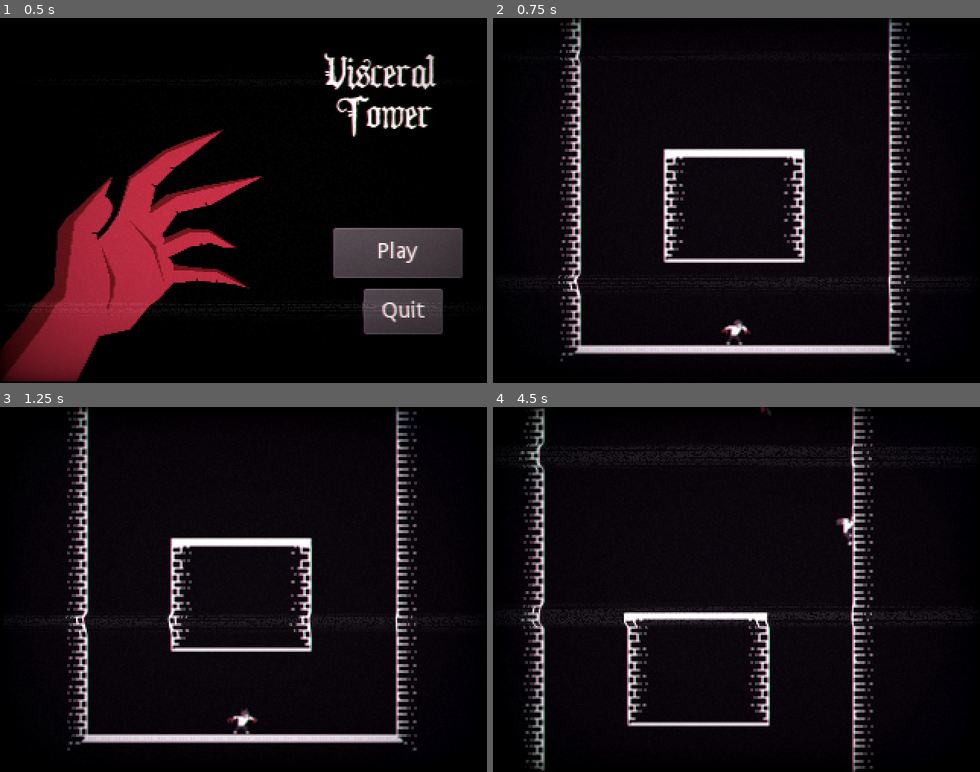
Above: before the commit, frames 1-4 (two rows, left to right).
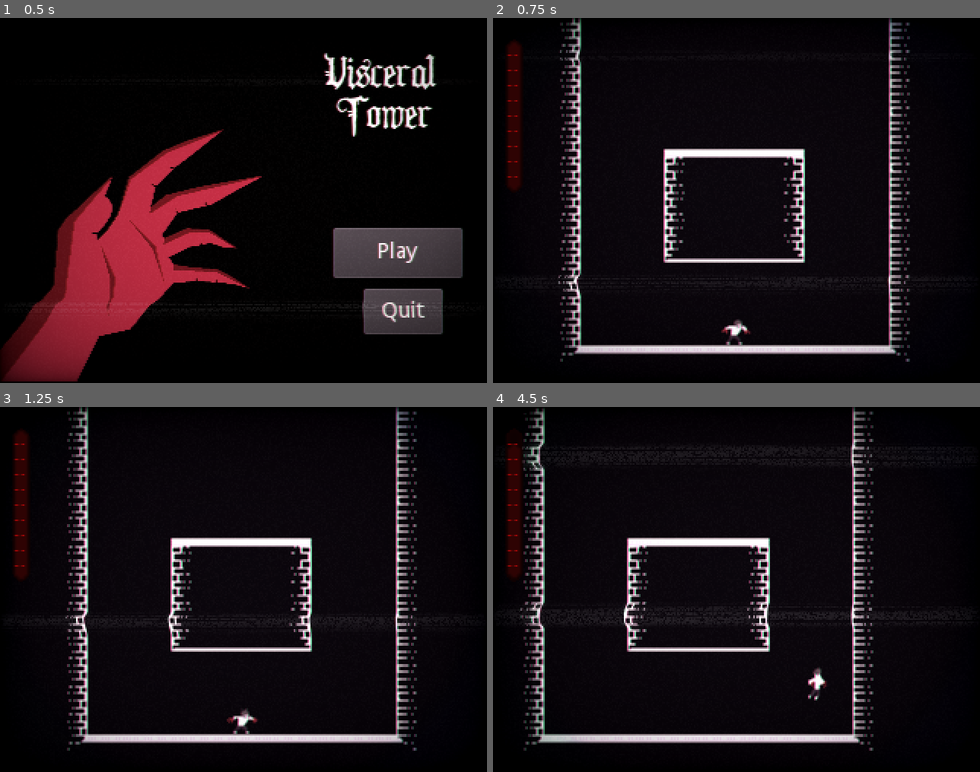
Above: after the commit, the same moments.

Repository: Luxxdev/GameJamPlus
Game: Godot game, scene res://Scenes/TitleScreen.tscn
Same seed, same stepped clock (60 frames per second), same inputs: the game is played once before the commit and once after it. The engine's default icon, where the game draws it, is replaced by a stand-in: a white triangle on a blue panel in a dark square.
Inputs:
- Up to frame 1 (0.5 s): no input
- Up to frame 2 (0.75 s): click "Play" at 0.5 s
- Up to frame 3 (1.25 s): no input
- Up to frame 4 (4.5 s): hold Right (ui_right) 1.28-2.78 s; tap C (Dash) at 1.35, 2.3, 2.85, 3.6 s; tap Space (Jump) at 1.52, 1.55, 1.82, 2.1, 2.27, 2.57, 3.05, 3.77, 4.07, 4.35 s; hold Left (ui_left) 2.78-3.53 s; hold Right (ui_right) from 3.53 s (still down)

Frame 1 is identical in both runs. In frame 2, 1.0% of the frame differs, in the area x 2-6%, y 6-48%; in frame 3, 1.0%; in frame 4, 12%, in the area x 2-79%, y 0-100%.

Commit message:
added health and game over
and fixed bullet trajectory

Diff:
--- /dev/null
+++ b/Fonts/DynamicFont.tres
@@ -0,0 +1,9 @@
+[gd_resource type="DynamicFont" load_steps=2 format=2]
+
+[ext_resource path="res://Fonts/WW2BAH__.TTF" type="DynamicFontData" id=1]
+
+[resource]
+size = 32
+use_filter = true
+extra_spacing_bottom = -13
+font_data = ExtResource( 1 )
--- a/Objects/Bullet.tscn
+++ b/Objects/Bullet.tscn
@@ -1,25 +1,24 @@
 [gd_scene load_steps=5 format=2]
 
-[ext_resource path="res://icon.png" type="Texture" id=1]
+[ext_resource path="res://Objects/images/circle8.png" type="Texture" id=1]
 [ext_resource path="res://Scripts/Bullet.gd" type="Script" id=2]
 
-[sub_resource type="CircleShape2D" id=1]
-radius = 4.0
+[sub_resource type="RectangleShape2D" id=3]
+extents = Vector2( 2, 2 )
 
 [sub_resource type="CircleShape2D" id=2]
-radius = 8.0
+radius = 3.0
 
 [node name="Bullet" type="KinematicBody2D"]
-scale = Vector2( 0.5, 0.5 )
 collision_layer = 0
 script = ExtResource( 2 )
 
 [node name="Sprite" type="Sprite" parent="."]
-scale = Vector2( 0.25, 0.25 )
+scale = Vector2( 0.5, 0.5 )
 texture = ExtResource( 1 )
 
 [node name="CollisionShape2D" type="CollisionShape2D" parent="."]
-shape = SubResource( 1 )
+shape = SubResource( 3 )
 
 [node name="BulletArea" type="Area2D" parent="."]
 collision_layer = 4
--- a/Objects/Enemies/ShootingEnemy.tscn
+++ b/Objects/Enemies/ShootingEnemy.tscn
@@ -5,18 +5,16 @@
 [ext_resource path="res://Objects/Bullet.tscn" type="PackedScene" id=3]
 
 [sub_resource type="AtlasTexture" id=2]
-flags = 4
 atlas = ExtResource( 2 )
 region = Rect2( 0, 0, 32, 32 )
 
 [sub_resource type="AtlasTexture" id=3]
-flags = 4
 atlas = ExtResource( 2 )
 region = Rect2( 32, 0, 32, 32 )
 
 [sub_resource type="SpriteFrames" id=4]
 animations = [ {
-"frames": [ SubResource( 2 ), SubResource( 3 ) ],
+"frames": [ SubResource( 2 ), SubResource( 3 ), SubResource( 3 ) ],
 "loop": false,
 "name": "default",
 "speed": 10.0
--- /dev/null
+++ b/Scenes/GameOver.tscn
@@ -0,0 +1,35 @@
+[gd_scene load_steps=4 format=2]
+
+[ext_resource path="res://icon.png" type="Texture" id=1]
+[ext_resource path="res://Fonts/DynamicFont.tres" type="DynamicFont" id=2]
+[ext_resource path="res://Scripts/MenuButton.gd" type="Script" id=3]
+
+[node name="GameOver" type="Node2D"]
+
+[node name="Sprite" type="Sprite" parent="."]
+position = Vector2( 161, 120.5 )
+scale = Vector2( 5, 3.76562 )
+texture = ExtResource( 1 )
+
+[node name="Control" type="Control" parent="."]
+anchor_right = 1.0
+anchor_bottom = 1.0
+margin_right = 321.0
+margin_bottom = 238.0
+
+[node name="Button" type="Button" parent="Control"]
+margin_left = 115.0
+margin_top = 179.0
+margin_right = 200.0
+margin_bottom = 207.0
+text = "Retry"
+script = ExtResource( 3 )
+reference_path = "Replay"
+
+[node name="Label" type="Label" parent="Control"]
+margin_left = 103.0
+margin_top = 60.0
+margin_right = 208.0
+margin_bottom = 98.0
+custom_fonts/font = ExtResource( 2 )
+text = "Game Over"
--- /dev/null
+++ b/Scenes/HPBar.gd
@@ -0,0 +1,10 @@
+extends VSlider
+
+onready var playerNode = get_parent().get_parent().get_node("Player")
+
+# Called when the node enters the scene tree for the first time.
+func _ready():
+	playerNode.connect("healthChanged", self, "UpdateHealth")
+
+func UpdateHealth():
+	value = playerNode.health * 10
--- a/Scenes/TestScene.tscn
+++ b/Scenes/TestScene.tscn
@@ -1,7 +1,8 @@
-[gd_scene load_steps=6 format=2]
+[gd_scene load_steps=14 format=2]
 
 [ext_resource path="res://Objects/Player.tscn" type="PackedScene" id=1]
 [ext_resource path="res://Objects/tilemap/tileset_tilemap.tres" type="TileSet" id=2]
+[ext_resource path="res://Scenes/HPBar.gd" type="Script" id=3]
 [ext_resource path="res://Objects/EnemySpawner.tscn" type="PackedScene" id=4]
 [ext_resource path="res://CRT_shader.tres" type="Shader" id=5]
 
@@ -29,6 +30,46 @@
 shader_param/vignette_intensity = 0.4
 shader_param/vignette_opacity = 0.5
 
+[sub_resource type="Gradient" id=11]
+offsets = PoolRealArray( 0, 0.147239, 0.429448, 0.533742, 0.901841, 1 )
+colors = PoolColorArray( 0.92549, 0.0470588, 0.0470588, 0.176471, 0.92549, 0.0470588, 0.0470588, 0.6, 0.292969, 0.0102997, 0.0102997, 1, 0.172549, 0.0313726, 0.0313726, 1, 0.92549, 0.0470588, 0.0470588, 0.6, 0.92549, 0.0470588, 0.0470588, 0.0745098 )
+
+[sub_resource type="GradientTexture" id=12]
+gradient = SubResource( 11 )
+width = 8
+
+[sub_resource type="ImageTexture" id=13]
+
+[sub_resource type="ImageTexture" id=14]
+
+[sub_resource type="ImageTexture" id=15]
+
+[sub_resource type="StyleBoxFlat" id=9]
+bg_color = Color( 0.054902, 0.00784314, 0.00784314, 1 )
+border_width_left = 5
+border_width_top = 5
+border_width_right = 5
+border_width_bottom = 5
+border_color = Color( 0.0666667, 0.00392157, 0.00392157, 1 )
+border_blend = true
+corner_radius_top_left = 15
+corner_radius_top_right = 15
+corner_radius_bottom_right = 15
+corner_radius_bottom_left = 15
+
+[sub_resource type="StyleBoxFlat" id=10]
+bg_color = Color( 0.184314, 0.0156863, 0.0156863, 1 )
+border_width_left = 2
+border_width_top = 2
+border_width_right = 2
+border_width_bottom = 2
+border_color = Color( 0.0627451, 0.00392157, 0.00392157, 1 )
+border_blend = true
+corner_radius_top_left = 10
+corner_radius_top_right = 10
+corner_radius_bottom_right = 10
+corner_radius_bottom_left = 10
+
 [node name="Node2D" type="Node2D"]
 
 [node name="CanvasLayer" type="CanvasLayer" parent="."]
@@ -41,6 +82,24 @@
 __meta__ = {
 "_edit_lock_": true
 }
+
+[node name="HBoxContainer" type="VSlider" parent="CanvasLayer"]
+margin_left = 3.0
+margin_top = 15.0
+margin_right = 26.0
+margin_bottom = 114.0
+custom_icons/tick = SubResource( 12 )
+custom_icons/grabber_disabled = SubResource( 13 )
+custom_icons/grabber_highlight = SubResource( 14 )
+custom_icons/grabber = SubResource( 15 )
+custom_styles/slider = SubResource( 9 )
+custom_styles/grabber_area = SubResource( 10 )
+step = 5.0
+value = 100.0
+editable = false
+scrollable = false
+tick_count = 11
+script = ExtResource( 3 )
 
 [node name="Player" parent="." instance=ExtResource( 1 )]
 position = Vector2( 160, 265 )
--- a/Scenes/TitleScreen.tscn
+++ b/Scenes/TitleScreen.tscn
@@ -1,15 +1,9 @@
-[gd_scene load_steps=7 format=2]
+[gd_scene load_steps=6 format=2]
 
 [ext_resource path="res://Scripts/MenuButton.gd" type="Script" id=1]
 [ext_resource path="res://Objects/images/Title.png" type="Texture" id=2]
 [ext_resource path="res://CRT_shader.tres" type="Shader" id=3]
-[ext_resource path="res://Fonts/WW2BAH__.TTF" type="DynamicFontData" id=4]
-
-[sub_resource type="DynamicFont" id=2]
-size = 32
-use_filter = true
-extra_spacing_bottom = -13
-font_data = ExtResource( 4 )
+[ext_resource path="res://Fonts/DynamicFont.tres" type="DynamicFont" id=4]
 
 [sub_resource type="ShaderMaterial" id=1]
 shader = ExtResource( 3 )
@@ -71,7 +65,7 @@
 margin_top = 18.0
 margin_right = 301.0
 margin_bottom = 84.0
-custom_fonts/normal_font = SubResource( 2 )
+custom_fonts/normal_font = ExtResource( 4 )
 bbcode_enabled = true
 bbcode_text = "[center]Visceral Tower[/center]"
 text = "Visceral Tower"
--- a/Scripts/MenuButton.gd
+++ b/Scripts/MenuButton.gd
@@ -7,7 +7,7 @@
 		"Play":
 			get_tree().change_scene("res://Scenes/TestScene.tscn")
 		"Replay":
-			get_tree().change_scene("res://Scenes/TitleScreen.tscn")
+			get_tree().change_scene("res://Scenes/TestScene.tscn")
 		"Credits":
 			get_tree().change_scene("res://Scenes/TitleScreen.tscn")
 		"Quit":
--- a/Scripts/PlayerScript.gd
+++ b/Scripts/PlayerScript.gd
@@ -1,9 +1,6 @@
 extends KinematicBody2D
 class_name Player
 
-# Declare member variables here. Examples:
-# var a = 2
-# var b = "text"
 const UP = Vector2(0,-1)
 var motion = Vector2()
 var gravity = 20
@@ -36,6 +33,8 @@
 var jumpDirection = Vector2(0,-1)
 var wallDirection = 0
 var maxCameraOffset = 100
+var health = 10
+signal healthChanged
 onready var sprite = $Sprite
 onready var animPlayer = $AnimationPlayer
 onready var wallraycast = $WallRaycast
@@ -56,7 +55,7 @@
 #		currentCoyote += _delta
 #		if currentCoyote > maxCoyote:
 #			canJump = false
-	print(gravity)
+	#print(gravity)
 	moveDir = Vector2(0,0)
 	if Input.is_action_pressed("ui_right") and !falling and inputEnabled:
 		moveDir.x = 1
@@ -257,15 +256,17 @@
 			dir *= -1
 		stunned = true
 		falling = true
+		health -= 1
 		motion.y = 300 * jumpDirection.y
 		motion.x = 100 * dir
 		invulnerable = true
+		emit_signal("healthChanged")
 		yield(get_tree().create_timer(1), "timeout")
 		stunned = false
 		canJump = true
 		invulnerable = false
-
-
+		if health <= 0:
+			get_tree().change_scene("res://Scenes/GameOver.tscn")
 
 func Dash():
 #	$Particles2D.emitting = true
@@ -362,7 +363,7 @@
 	pass # Replace with function body.
 
 func _on_AttackArea_area_entered(area):
-	print(area.get_groups())
+	#print(area.get_groups())
 	if area.is_in_group("DashTarget"):
 		if area.is_in_group("MovingEnemy"):
 			area.get_parent().get_parent().get_parent().TakeDamage(dashDirection)
--- a/ShootingEnemy.gd
+++ b/ShootingEnemy.gd
@@ -45,9 +45,10 @@
 	playing = true
 	print("tiro")
 	var bulletInstance = Bullet.instance()
+	bulletInstance.rotation = global_rotation
 	bulletInstance.global_position = $Position2D.global_position
-	bulletInstance.velocity = target.global_position - bulletInstance.position + Vector2(target.moveDir.x*100,target.moveDir.y*100)
-	get_parent().add_child(bulletInstance)
+	bulletInstance.velocity = target.global_position - bulletInstance.position + Vector2(target.moveDir.x*50,target.moveDir.y*50)
+	get_parent().get_parent().get_parent().add_child(bulletInstance)
 	$ShootDelay.start()
 
 #func GenerateRaycasts():
--- /dev/null
+++ b/new_gradienttexture2d.tres
@@ -0,0 +1,12 @@
+[gd_resource type="GradientTexture2D" load_steps=2 format=2]
+
+[sub_resource type="Gradient" id=1]
+offsets = PoolRealArray( 0.177914, 0.803681 )
+colors = PoolColorArray( 0.238281, 0.0186157, 0.0186157, 1, 0.172549, 0.0156863, 0.0156863, 1 )
+
+[resource]
+gradient = SubResource( 1 )
+width = 9
+height = 2
+fill_from = Vector2( 0.508929, 1 )
+fill_to = Vector2( 0.5, 0 )
--- a/project.godot
+++ b/project.godot
@@ -50,6 +50,30 @@
 
 common/drop_mouse_on_gui_input_disabled=true
 
+[importer_defaults]
+
+texture={
+"compress/bptc_ldr": 0,
+"compress/hdr_mode": 0,
+"compress/lossy_quality": 0.7,
+"compress/mode": 0,
+"compress/normal_map": 0,
+"detect_3d": true,
+"flags/anisotropic": false,
+"flags/filter": false,
+"flags/mipmaps": false,
+"flags/repeat": 0,
+"flags/srgb": 2,
+"process/HDR_as_SRGB": false,
+"process/fix_alpha_border": true,
+"process/invert_color": false,
+"process/normal_map_invert_y": false,
+"process/premult_alpha": false,
+"size_limit": 0,
+"stream": false,
+"svg/scale": 1.0
+}
+
 [input]
 
 Jump={
Binary file added: Objects/images/circle8.png
Not shown, added: Objects/images/circle8.png.import
